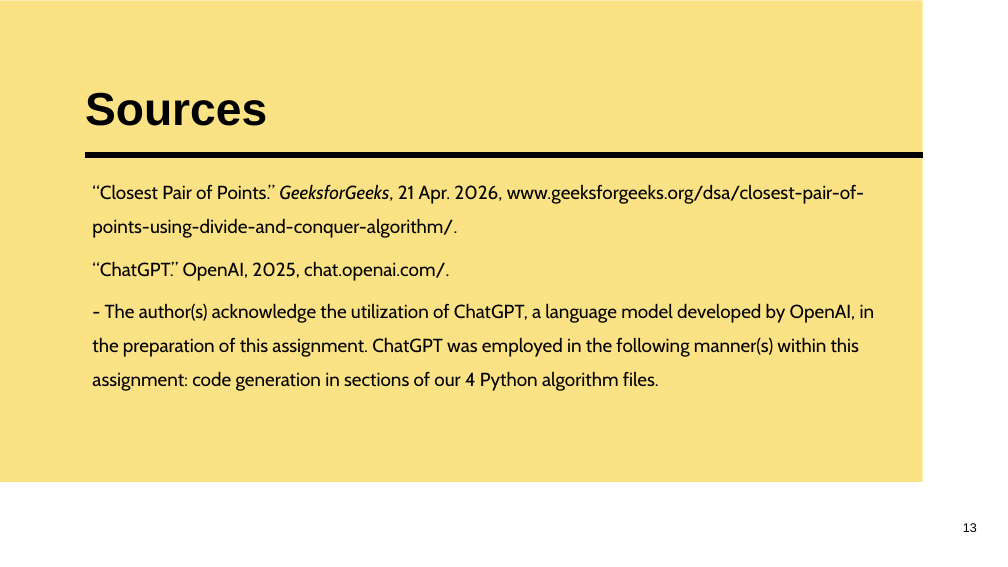
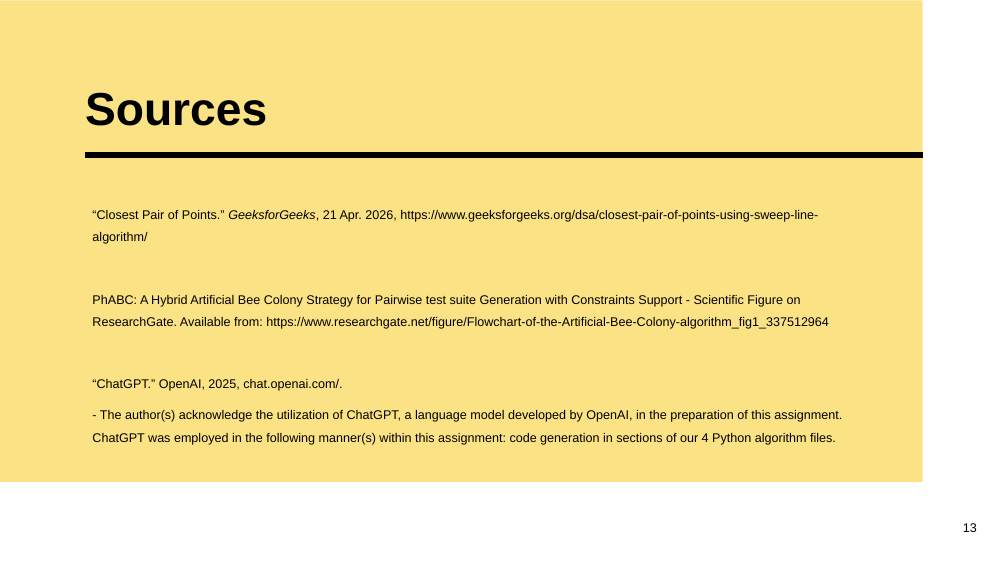
Before and after one commit to lmballard42/Closest_Pair_Algorithm_Comparison, a slide deck: slide 13 of Presentation/Closest Pair Presentation.pptx. Drawn at 1008x567 pixels with LibreOffice and Linux fonts; fonts in the diff are those of the drawing. Boxes give left, top, right and bottom in pixels: in the first picture for what was removed or moved away, otherwise in the second. Text is boxed around its words. In the diff, an @@ line names an element or a change of style, - is before the commit and + after.

```diff
--- a/Presentation/Closest Pair Presentation.pptx
+++ b/Presentation/Closest Pair Presentation.pptx
@@ text "“Closest Pair of Points.” GeeksforGeeks, ...": place and size @@
-text "“Closest Pair of Points.” GeeksforGeeks, ..." at bbox=[92, 184, 875, 391]
+text "“Closest Pair of Points.” GeeksforGeeks, ..." at bbox=[92, 210, 842, 445]
@@ text at bbox=[92, 210, 829, 329]: text changed; size 18 to 12 pt; font Cabin to Arial @@
-“Closest Pair of Points.” GeeksforGeeks, 21 Apr. 2026, www.geeksforgeeks.org/dsa/closest-pair-of-points-using-divide-and-conquer-algorithm/.
+“Closest Pair of Points.” GeeksforGeeks, 21 Apr. 2026, https://www.geeksforgeeks.org/dsa/closest-pair-of-points-using-sweep-line-algorithm/
+PhABC: A Hybrid Artificial Bee Colony Strategy for Pairwise test suite Generation with Constraints Support - Scientific Figure on ResearchGate. Available from: https://www.researchgate.net/figure/Flowchart-of-the-Artificial-Bee-Colony-algorithm_fig1_337512964
@@ text at bbox=[92, 379, 842, 445]: size 18 to 12 pt, font Cabin to Arial in "“ChatGPT.” OpenAI, 2025, chat.openai.com/.", "- The author(s) acknowledge the utilization of ..." @@
```
Also in this commit, not shown: 6 other slides changed, 1 slide removed.
